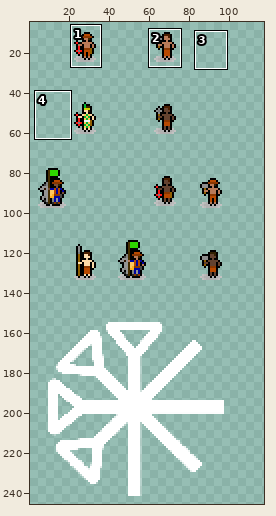
A sprite sheet gets an edit: game.png. The first picture is a wide view before the edit; the outline marks the close-up.
Close-up. Before the edit:
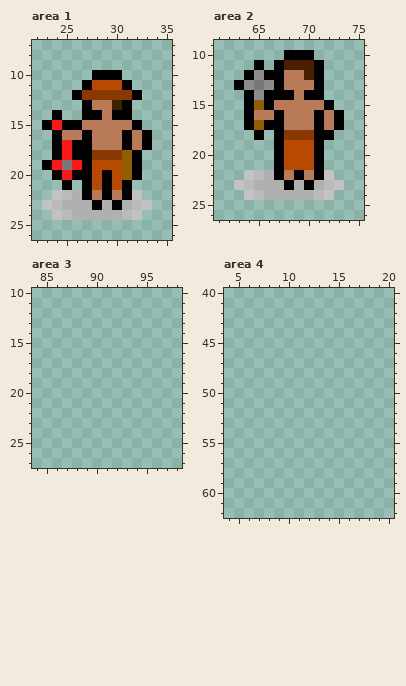
The file is 128x256 pixels. Pixels under 10% opacity are left out. Colours within 5 levels of each other are drawn and written as one. Shown: area 1: x 22..35, y 7..26; area 2: x 61..75, y 9..26; area 3: x 84..98, y 10..27; area 4: x 4..20, y 40..62. The wide view leaves out empty margins. The commit also changed other parts of the picture, which this record leaves out.
The result:
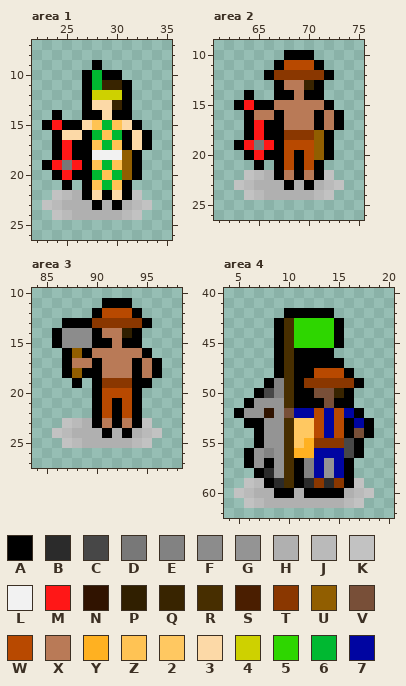
Palette (. is transparent): A #000000  B #2b2b2b  C #474747  D #787878  E #828282  F #8c8c8c  G #949494  H #b0b0b0  J #bababa  K #c2c2c2  L #f2f2f2  M #ff1717  N #301300  P #301f00  Q #382400  R #472e00  S #4a1e00  T #8a3700  U #915e00  V #784f38  W #b84900  X #b97a57  Y #ffb121  Z #ffc354  2 #ffc861  3 #fcd9a7  4 #ced100  5 #2ed600  6 #00b831  7 #0005a1
Change:
Area 1:
y 9: x 28 . -> A
y 10: x 27..28 .A -> A6
y 11: x 28..30 WWW -> 6QQ
y 12: x 26..32 ATTTTTA -> .A444A.
y 13: x 28..29 XX -> 33
y 14: x 29 X -> 3
y 15: x 27..31 XXXXX -> 3Z6Z3
y 16: x 25..26 XX -> 33; x 28..30 XXX -> 6Z6; x 32 X -> 3
y 17: x 28..30 XXX -> Z6Z; x 32 X -> 3
y 18: x 28..30 TTT -> LLL
y 19: x 28..30 WWW -> Z6Z
y 20: x 28..30 WAW -> 6Z6
y 21: x 28..30 WAW -> Z6Z
y 22: x 28 X -> 3; x 30 X -> 3
Area 2:
y 11: x 65 A -> .; x 68..70 SSS -> WWW
y 12: x 64..65 AF -> ..; x 67..72 AXXSA. -> TTTTTA
y 13: x 63..66 AFDF -> ....; x 70 X -> Q
y 14: x 65..66 FA -> ..
y 15: x 63..65 .AU -> AMA
y 17: x 65 U -> M
y 18: x 64..66 .A. -> AMA; x 71 A -> U
y 19: x 63..66 .... -> AMDM; x 71..72 A. -> UA
y 20: x 64..66 ... -> AMA; x 69 W -> A; x 71..72 A. -> UA
y 21: x 65 . -> A; x 69 W -> A
Area 3:
y 11: x 91..93 ... -> AAA
y 12: x 90..94 ..... -> AWWWA
y 13: x 87..95 ......... -> AAATTTTTA
y 14: x 86..94 ......... -> AFFFAXXPA
y 15: x 86..94 ......... -> AFFFAAXAA
y 16: x 87..95 ......... -> AUAXXXXXA
y 17: x 87..96 .......... -> AXXAXXXAXA
y 18: x 87..96 .......... -> AUAAXXXAXA
y 19: x 88 . -> A; x 90..95 ...... -> ATTTAA
y 20: x 90..94 ..... -> AWWWA
y 21..22: x 90..94 ..... -> AWAWA
y 23: x 87..95 ......... -> KJHAXAXAK
y 24: x 86..96 ........... -> KJHHHAHAHJK
y 25: x 87..95 ......... -> KJHHHHHJK
Area 4:
y 42: x 10..14 ..... -> AAAAA
y 43..45: x 9..15 ....... -> AR5555A
y 46: x 9..14 ...... -> ARAAAA
y 47: x 9..15 ....... -> ARAAAAA
y 48: x 9..16 ........ -> ARAAWWWA
y 49: x 8..17 .......... -> AERATTTTTA
y 50: x 7..16 .......... -> ACERAAVVQA
y 51: x 6..16 ........... -> AGGGRAAAVAA
y 52: x 5..17 ............. -> AGGNGV77W7W7A
y 53: x 6..18 ............. -> AAGGR22W7WA7A
y 54: x 7..18 ............ -> AGGR22W7WAVA
y 55: x 7..17 ........... -> AGGR2YTTTCA
y 56: x 6..17 ............ -> AGEGRYY777CA
y 57: x 6..16 ........... -> AGAGRAE7G7A
y 58: x 7..16 .......... -> ABGRAE7G7A
y 59: x 6..17 ............ -> KJABRABTBTAK
y 60: x 5..18 .............. -> KJHHAAHAAAAHJK
y 61: x 6..17 ............ -> KJHHHHHHHHJK
